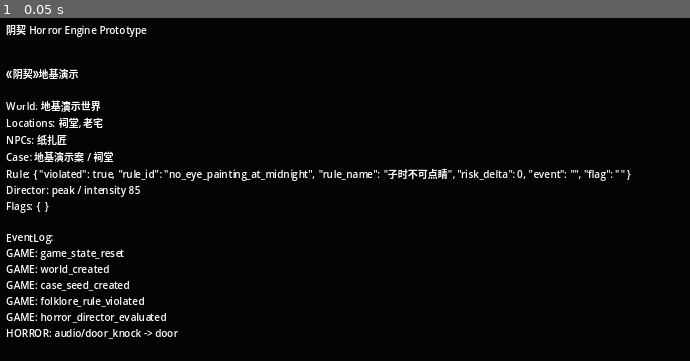
Above: before the commit, frame 1.
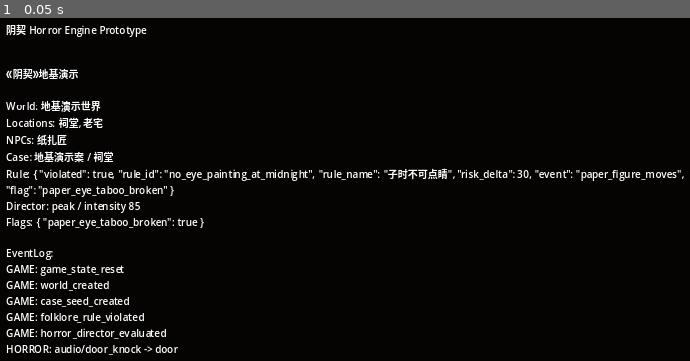
Above: after the commit, the same moment.

Repository: xiemingxin1145/yinqi-horror-engine
Game: Godot game, scene res://scenes/Main.tscn
Same seed, same stepped clock (60 frames per second), same inputs: the game is played once before the commit and once after it.
Inputs:
- Up to frame 1 (0.05 s): no input

The runs differ from the first frame. In frame 1, 3.1% of the frame differs, in the area x 0-100%, y 44-99%.

Commit message:
feat: load registry data from json files

Diff:
--- a/src/core/DataRegistry.gd
+++ b/src/core/DataRegistry.gd
@@ -4,6 +4,106 @@
 var npc_templates: Dictionary = {}
 var rule_templates: Dictionary = {}
 var event_templates: Dictionary = {}
+var loaded_sources: Array[String] = []
+
+const LOCATION_FILES := [
+    "res://data/locations/locations.example.json"
+]
+const NPC_FILES := [
+    "res://data/npcs/npcs.example.json"
+]
+const RULE_FILES := [
+    "res://data/rules/folklore_rules.example.json"
+]
+const EVENT_FILES := [
+    "res://data/events/event_templates.example.json"
+]
+
+func clear() -> void:
+    locations.clear()
+    npc_templates.clear()
+    rule_templates.clear()
+    event_templates.clear()
+    loaded_sources.clear()
+
+func load_all_data(force_reload: bool = false) -> void:
+    if not force_reload and _has_any_data():
+        return
+
+    clear()
+    for path in LOCATION_FILES:
+        load_locations_from_file(path)
+    for path in NPC_FILES:
+        load_npcs_from_file(path)
+    for path in RULE_FILES:
+        load_rules_from_file(path)
+    for path in EVENT_FILES:
+        load_events_from_file(path)
+
+    if not _has_any_data():
+        seed_minimal_demo_data()
+        loaded_sources.append("seed_minimal_demo_data")
+
+    EventBus.emit_game_event("data_registry_loaded", summary())
+
+func _has_any_data() -> bool:
+    return not locations.is_empty() or not npc_templates.is_empty() or not rule_templates.is_empty() or not event_templates.is_empty()
+
+func load_locations_from_file(path: String) -> void:
+    var data := _read_json_dictionary(path)
+    for item in data.get("locations", []):
+        if typeof(item) == TYPE_DICTIONARY and item.has("id"):
+            var item_copy: Dictionary = item.duplicate(true)
+            var id := str(item_copy.get("id"))
+            item_copy.erase("id")
+            register_location(id, item_copy)
+    if not data.is_empty():
+        loaded_sources.append(path)
+
+func load_npcs_from_file(path: String) -> void:
+    var data := _read_json_dictionary(path)
+    for item in data.get("npcs", []):
+        if typeof(item) == TYPE_DICTIONARY and item.has("id"):
+            var item_copy: Dictionary = item.duplicate(true)
+            var id := str(item_copy.get("id"))
+            item_copy.erase("id")
+            register_npc_template(id, item_copy)
+    if not data.is_empty():
+        loaded_sources.append(path)
+
+func load_rules_from_file(path: String) -> void:
+    var data := _read_json_dictionary(path)
+    for item in data.get("rules", []):
+        if typeof(item) == TYPE_DICTIONARY and item.has("id"):
+            var item_copy: Dictionary = item.duplicate(true)
+            var id := str(item_copy.get("id"))
+            item_copy.erase("id")
+            register_rule(id, item_copy)
+    if not data.is_empty():
+        loaded_sources.append(path)
+
+func load_events_from_file(path: String) -> void:
+    var data := _read_json_dictionary(path)
+    for item in data.get("events", []):
+        if typeof(item) == TYPE_DICTIONARY and item.has("id"):
+            var item_copy: Dictionary = item.duplicate(true)
+            var id := str(item_copy.get("id"))
+            item_copy.erase("id")
+            register_event_template(id, item_copy)
+    if not data.is_empty():
+        loaded_sources.append(path)
+
+func _read_json_dictionary(path: String) -> Dictionary:
+    if not FileAccess.file_exists(path):
+        push_warning("DataRegistry missing file: %s" % path)
+        return {}
+
+    var raw := FileAccess.get_file_as_string(path)
+    var parsed = JSON.parse_string(raw)
+    if typeof(parsed) != TYPE_DICTIONARY:
+        push_warning("DataRegistry invalid json dictionary: %s" % path)
+        return {}
+    return parsed
 
 func register_location(location_id: String, data: Dictionary) -> void:
     locations[location_id] = data
@@ -29,6 +129,15 @@
 func get_event_template(event_id: String) -> Dictionary:
     return event_templates.get(event_id, {})
 
+func summary() -> Dictionary:
+    return {
+        "locations": locations.size(),
+        "npcs": npc_templates.size(),
+        "rules": rule_templates.size(),
+        "events": event_templates.size(),
+        "sources": loaded_sources.duplicate()
+    }
+
 func seed_minimal_demo_data() -> void:
     register_location("ancestral_hall", {
         "name": "祠堂",
@@ -49,8 +158,8 @@
     register_rule("no_eye_painting_at_midnight", {
         "name": "子时不可点睛",
         "trigger": "item_action",
-        "tags": ["paper_figure", "midnight"],
-        "risk_delta": 30
+        "conditions": {"time": "子时", "item_tag": "paper_figure", "action": "paint_eye"},
+        "effects": {"risk_delta": 30, "event": "paper_figure_moves", "flag": "paper_eye_taboo_broken"}
     })
     register_event_template("door_knock", {
         "type": "audio",
